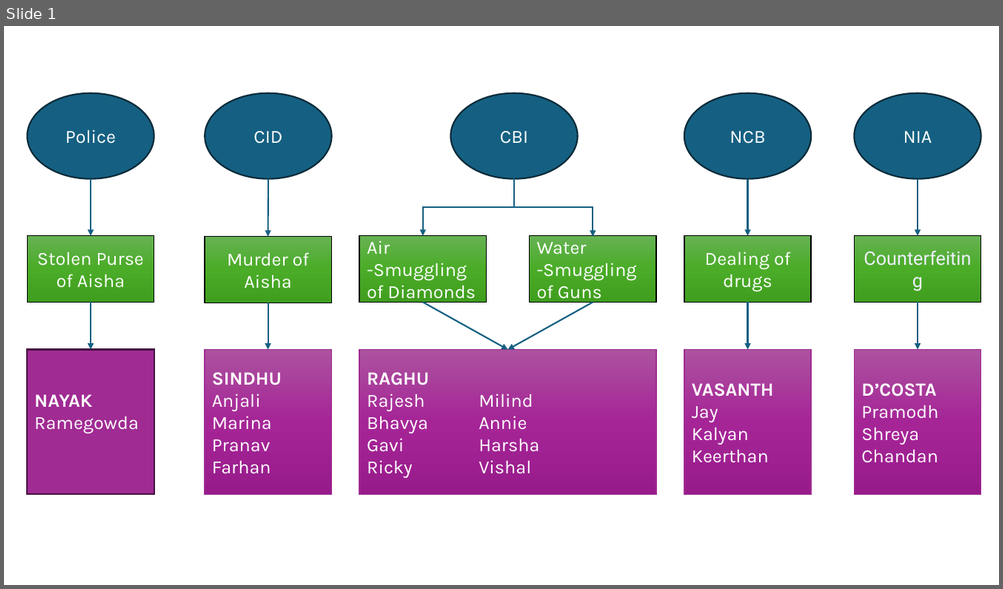
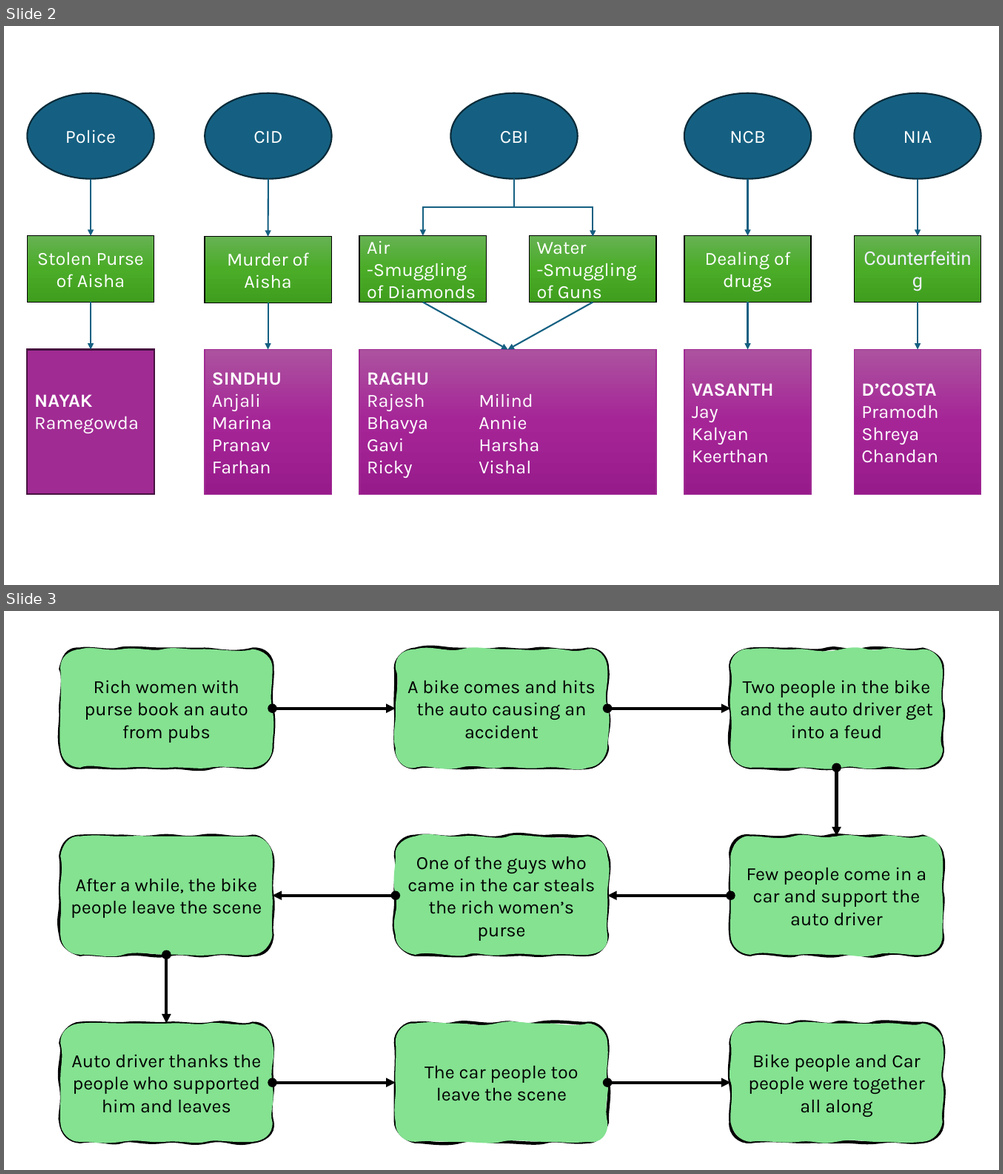
Before and after one commit to arya-prakyath/the-a-films, a slide deck: THE_A_Ideas/Innocent Gems/Innocent Gems - Flows.pptx. Shown one above the other, each under a label of ours: slide 1 before the commit, slides 2 and 3 after it. The pictures are 1003x589 and 1003x1174 pixels, drawn with LibreOffice and Linux fonts; fonts in the diff are those of the drawing. Boxes give left, top, right and bottom in pixels: in the first picture for what was removed or moved away, otherwise in the second. Text is boxed around its words. In the diff, an @@ line names an element or a change of style, - is before the commit and + after.

```diff
--- a/THE_A_Ideas/Innocent Gems/Innocent Gems - Flows.pptx
+++ b/THE_A_Ideas/Innocent Gems/Innocent Gems - Flows.pptx
@@ slide 3 added at <box>4,611,999,1170</box>, background #FFFFFF @@
@@ freeform shape added at <box>61,649,273,768</box>, fill #84E291, outline #000000 3 pt, 18 pt, text #000000 @@
+Rich women with purse book an auto from pubs
@@ freeform shape added at <box>395,649,608,768</box>, fill #84E291, outline #000000 3 pt, 18 pt, text #000000 @@
+A bike comes and hits the auto causing an accident
@@ freeform shape added at <box>731,649,942,768</box>, fill #84E291, outline #000000 3 pt, 18 pt, text #000000 @@
+Two people in the bike and the auto driver get into a feud
@@ double arrow added from (273, 709) to (395, 709), #000000 3 pt @@
@@ double arrow added from (608, 709) to (731, 709), #000000 3 pt @@
@@ double arrow added from (836, 768) to (836, 836), #000000 3 pt @@
@@ freeform shape added at <box>61,836,273,955</box>, fill #84E291, outline #000000 3 pt, 18 pt, text #000000 @@
+After a while, the bike people leave the scene
@@ freeform shape added at <box>395,836,608,955</box>, fill #84E291, outline #000000 3 pt, 18 pt, text #000000 @@
+One of the guys who came in the car steals the rich women’s purse
@@ freeform shape added at <box>731,836,942,955</box>, fill #84E291, outline #000000 3 pt, 18 pt, text #000000 @@
+Few people come in a car and support the auto driver
@@ double arrow added from (395, 896) to (273, 896), #000000 3 pt @@
@@ double arrow added from (731, 896) to (608, 896), #000000 3 pt @@
@@ double arrow added from (167, 955) to (167, 1024), #000000 3 pt @@
@@ freeform shape added at <box>61,1024,273,1142</box>, fill #84E291, outline #000000 3 pt, 18 pt, text #000000 @@
+Auto driver thanks the people who supported him and leaves
@@ freeform shape added at <box>395,1024,608,1142</box>, fill #84E291, outline #000000 3 pt, 18 pt, text #000000 @@
+The car people too leave the scene
@@ freeform shape added at <box>731,1024,942,1142</box>, fill #84E291, outline #000000 3 pt, 18 pt, text #000000 @@
+Bike people and Car people were together all along
@@ double arrow added from (273, 1083) to (395, 1083), #000000 3 pt @@
@@ double arrow added from (608, 1083) to (731, 1083), #000000 3 pt @@
@@ what was slide 1 is now slide 2 @@
```
Also in this commit, not shown: 1 slide changed, 5 other slides added, 2 slides removed, 4 other files.
